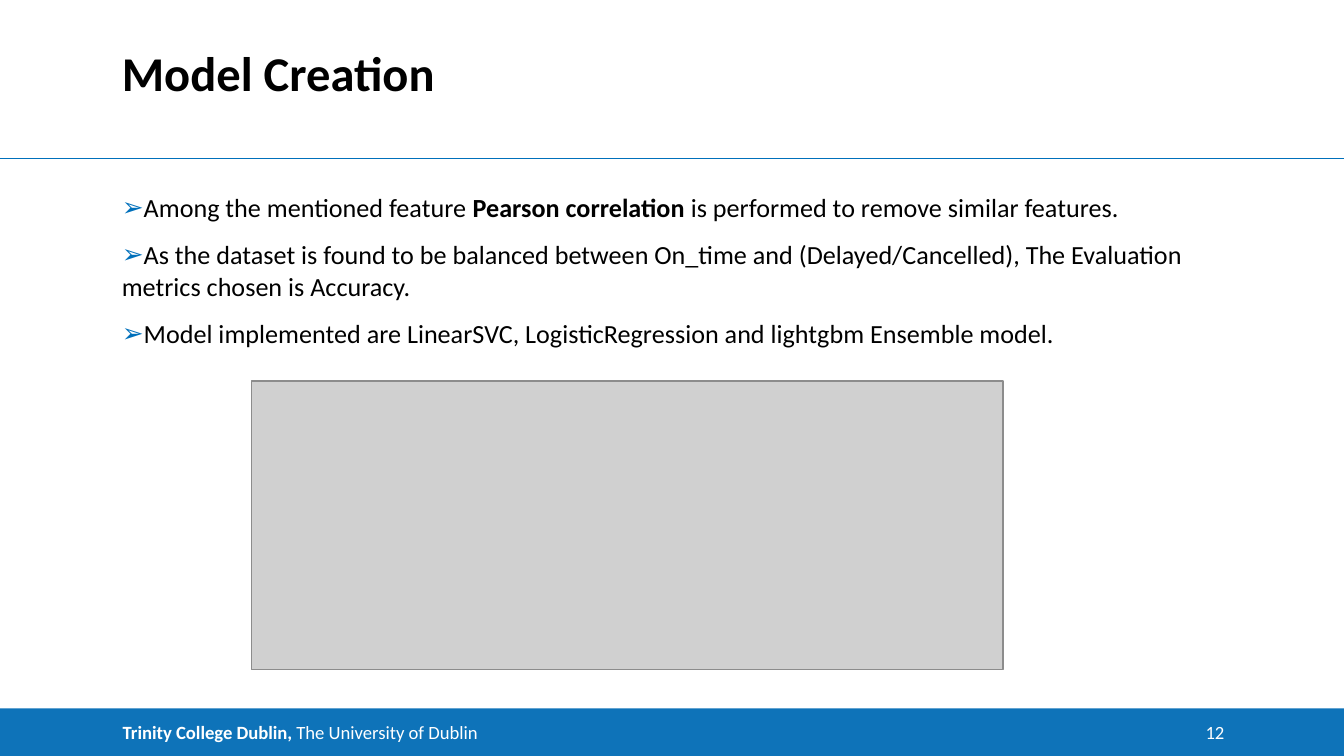
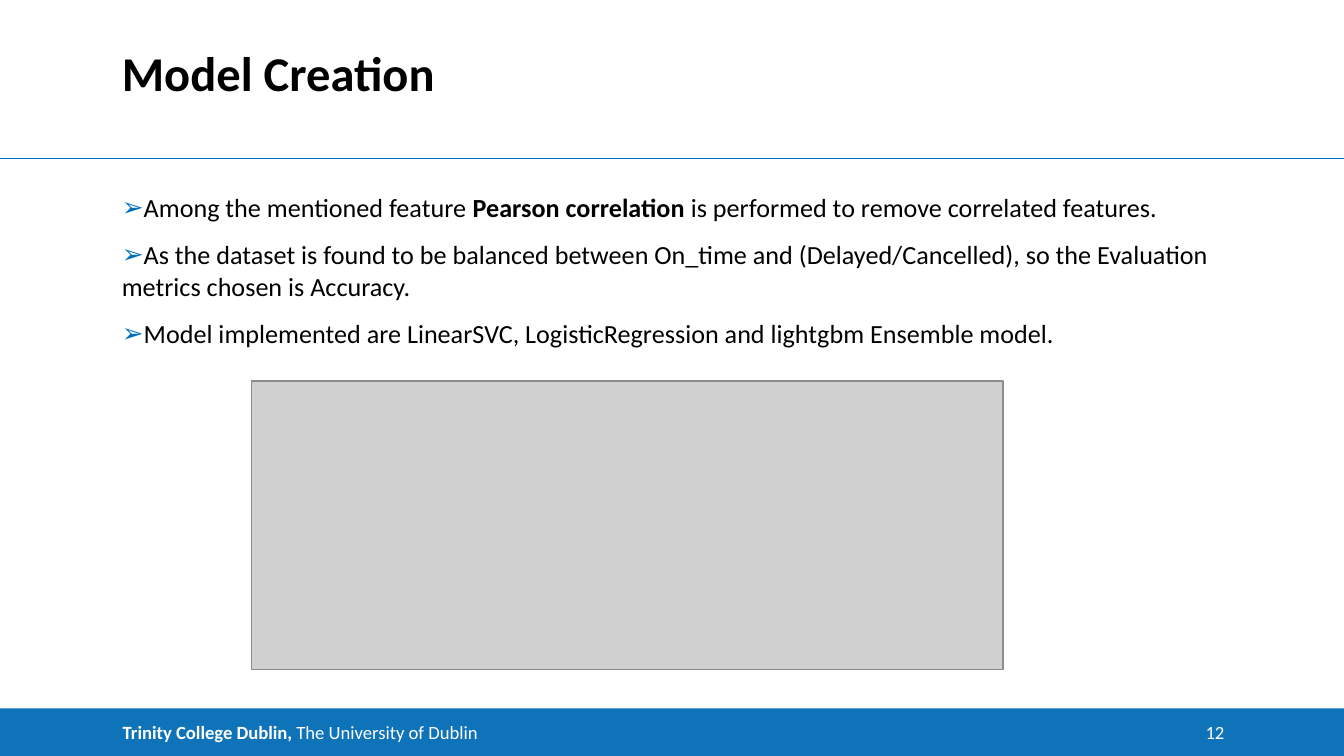
Before and after one commit to vikumar01/Case_study-on-Flight-Data-set, a slide deck: slide 12 of ppt Assignment.pptx. Drawn at 1344x756 pixels with LibreOffice and Linux fonts; fonts in the diff are those of the drawing; grey boxes stand for pictures. Boxes give left, top, right and bottom in pixels: in the first picture for what was removed or moved away, otherwise in the second. Text is boxed around its words. In the diff, an @@ line names an element or a change of style, - is before the commit and + after.

```diff
--- a/ppt Assignment.pptx
+++ b/ppt Assignment.pptx
@@ text at [122, 198, 1207, 301]: text changed @@
-➢ Among the mentioned feature Pearson correlation is performed to remove similar features.
-➢ As the dataset is found to be balanced between On_time and (Delayed/Cancelled), The Evaluation metrics chosen is Accuracy.
+➢ Among the mentioned feature Pearson correlation is performed to remove correlated features.
+➢ As the dataset is found to be balanced between On_time and (Delayed/Cancelled), so the Evaluation metrics chosen is Accuracy.
```
Also in this commit, not shown: 6 other slides changed.
